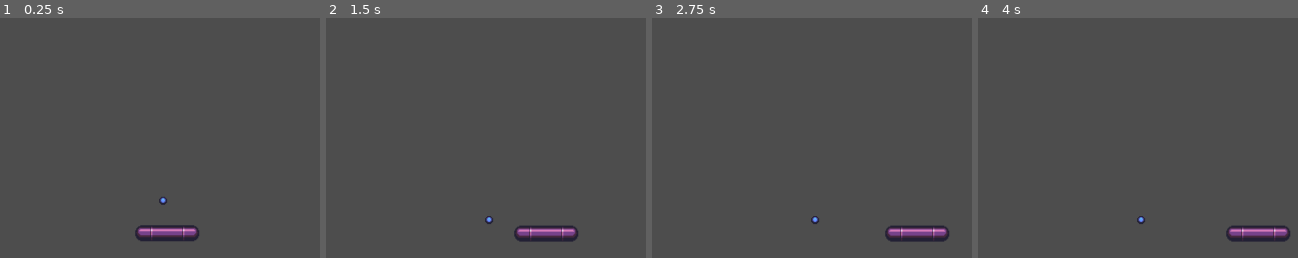
Above: before the commit, frames 1-4 (left to right).
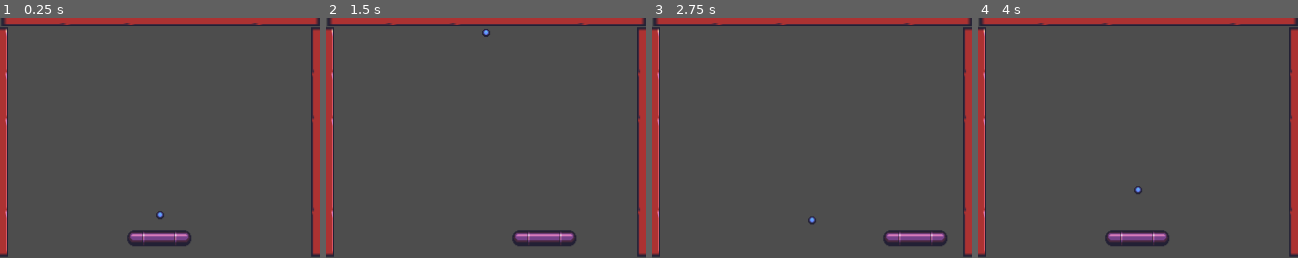
Above: after the commit, the same moments.

Repository: SamSamKDBX/casse-brique
Game: Godot game, scene res://main.tscn
The game is run twice, just before and just after one commit, with the same random seed, the same clock (stepped at 60 frames per second) and the same inputs.
Inputs (mouse positions are in pixels of both pictures, inside the frame that each line leads up to):
- Up to frame 1 (0.25 s): no input
- Up to frame 2 (1.5 s): hold Right (p1_right) 0.53-1.28 s; hold Left (p1_left) from 1.28 s (still down)
- Up to frame 3 (2.75 s): release Left (p1_left) at 2.03 s; hold Right (p1_right) from 2.03 s (still down)
- Up to frame 4 (4 s): release Right (p1_right) at 3.5 s; click (1138, 183) at 3.5 s, where only the run after the commit has a clickable "Play"

The runs differ from the first frame. In frame 1, 10% of the frame differs, in the area x 0-100%, y 0-100%; in frame 2, 10%; in frame 3, 9.9%; in frame 4, 11%.

Commit message:
adding fosse and game over UI

Diff:
--- /dev/null
+++ b/assets/fosse/fosse.tscn
@@ -0,0 +1,17 @@
+[gd_scene format=3 uid="uid://dsnarkp7mva4t"]
+
+[ext_resource type="Script" uid="uid://c1cnsjaciy20f" path="res://game_over.gd" id="1_i6xi0"]
+
+[sub_resource type="RectangleShape2D" id="RectangleShape2D_h2yge"]
+size = Vector2(303, 12)
+
+[node name="Fosse" type="Area2D" unique_id=1178530369]
+
+[node name="CollisionShape2D" type="CollisionShape2D" parent="." unique_id=627045390]
+position = Vector2(147.5, -4)
+shape = SubResource("RectangleShape2D_h2yge")
+
+[node name="Node" type="Node" parent="." unique_id=530708051]
+script = ExtResource("1_i6xi0")
+
+[connection signal="body_entered" from="." to="Node" method="_on_fosse_body_entered"]
--- /dev/null
+++ b/game_over.gd
@@ -0,0 +1,8 @@
+extends Node
+
+func _on_fosse_body_entered(body: Node2D) -> void:
+	if body.is_in_group("ball"):
+		game_over()
+
+func game_over():
+	get_tree().change_scene_to_file("res://game_over.tscn")
--- /dev/null
+++ b/game_over.tscn
@@ -0,0 +1,53 @@
+[gd_scene format=3 uid="uid://4n0nky1npq5l"]
+
+[ext_resource type="Script" uid="uid://jnibuajs87a8" path="res://play_button.gd" id="1_y26ei"]
+
+[node name="GameOverScene" type="Control" unique_id=2051747966]
+layout_mode = 3
+anchors_preset = 15
+anchor_right = 1.0
+anchor_bottom = 1.0
+grow_horizontal = 2
+grow_vertical = 2
+
+[node name="Background" type="ColorRect" parent="." unique_id=981539428]
+layout_mode = 1
+anchors_preset = 15
+anchor_right = 1.0
+anchor_bottom = 1.0
+grow_horizontal = 2
+grow_vertical = 2
+color = Color(0, 0, 0, 1)
+
+[node name="GameOverLabel" type="Label" parent="." unique_id=1769647492]
+layout_mode = 1
+anchors_preset = 8
+anchor_left = 0.5
+anchor_top = 0.5
+anchor_right = 0.5
+anchor_bottom = 0.5
+offset_left = -43.5
+offset_top = -11.5
+offset_right = 43.5
+offset_bottom = 11.5
+grow_horizontal = 2
+grow_vertical = 2
+text = "Game Over"
+horizontal_alignment = 1
+vertical_alignment = 1
+
+[node name="PlayButton" type="Button" parent="." unique_id=78589933]
+layout_mode = 1
+anchors_preset = 7
+anchor_left = 0.5
+anchor_top = 1.0
+anchor_right = 0.5
+anchor_bottom = 1.0
+offset_left = -20.5
+offset_top = -90.0
+offset_right = 20.5
+offset_bottom = -59.0
+grow_horizontal = 2
+grow_vertical = 0
+text = "Play"
+script = ExtResource("1_y26ei")
--- a/main.tscn
+++ b/main.tscn
@@ -2,14 +2,28 @@
 
 [ext_resource type="PackedScene" uid="uid://bm3qgfl2tamaf" path="res://assets/raquette/raquette.tscn" id="1_ig7tw"]
 [ext_resource type="PackedScene" uid="uid://ql1elojd68dt" path="res://assets/ball/ball.tscn" id="2_0xm2m"]
-
-[sub_resource type="PhysicsMaterial" id="PhysicsMaterial_0xm2m"]
+[ext_resource type="PackedScene" uid="uid://c4e0dxajlqxij" path="res://assets/wall/wall.tscn" id="3_h2yge"]
+[ext_resource type="PackedScene" uid="uid://dsnarkp7mva4t" path="res://assets/fosse/fosse.tscn" id="4_1bvp3"]
 
 [node name="Main" type="Node2D" unique_id=2064868903]
 
 [node name="Raquette" parent="." unique_id=1863617758 instance=ExtResource("1_ig7tw")]
-position = Vector2(167, 215)
+position = Vector2(159, 220)
 
 [node name="Ball" parent="." unique_id=1449724660 instance=ExtResource("2_0xm2m")]
-position = Vector2(163, 148)
-physics_material_override = SubResource("PhysicsMaterial_0xm2m")
+position = Vector2(160, 183)
+
+[node name="Wall" parent="." unique_id=1115099637 instance=ExtResource("3_h2yge")]
+
+[node name="Wall2" parent="." unique_id=662029129 instance=ExtResource("3_h2yge")]
+position = Vector2(-2.842171e-14, 8)
+rotation = 1.5707964
+scale = Vector2(0.72, 1)
+
+[node name="Wall3" parent="." unique_id=1560355268 instance=ExtResource("3_h2yge")]
+position = Vector2(319.15, 8)
+rotation = 1.5707964
+scale = Vector2(0.72, 1)
+
+[node name="Fosse" parent="." unique_id=1178530369 instance=ExtResource("4_1bvp3")]
+position = Vector2(12, 238)
--- /dev/null
+++ b/play_button.gd
@@ -0,0 +1,8 @@
+extends Button
+
+# Called when the node enters the scene tree for the first time.
+func _ready() -> void:
+	pressed.connect(play)
+
+func play():
+	get_tree().change_scene_to_file("res://main.tscn")
Not shown, added: game_over.gd.uid
Not shown, added: play_button.gd.uid
